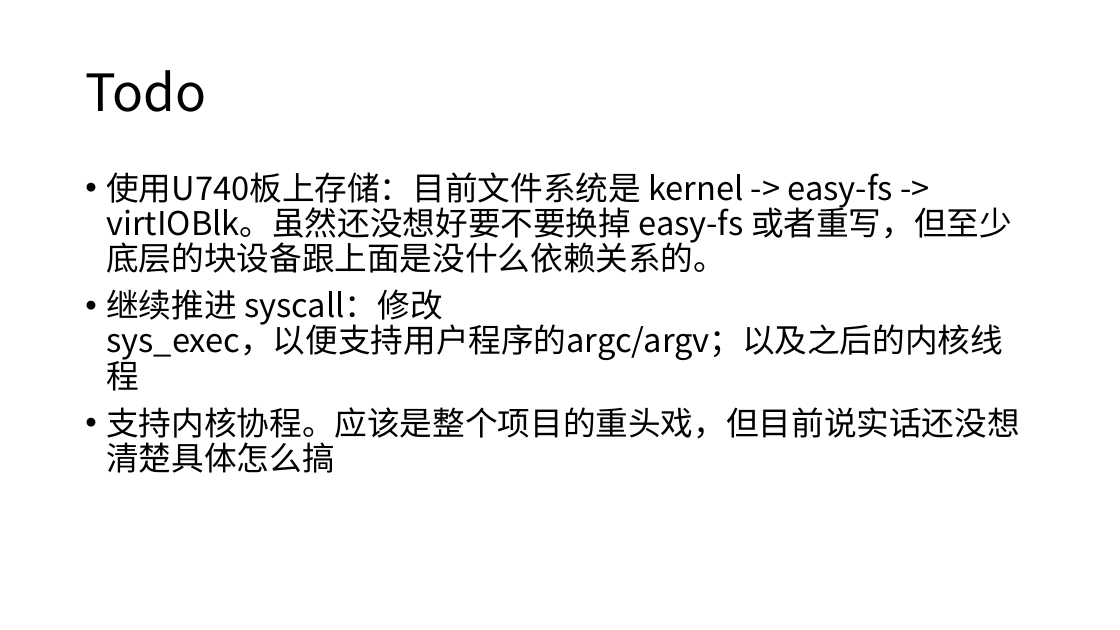
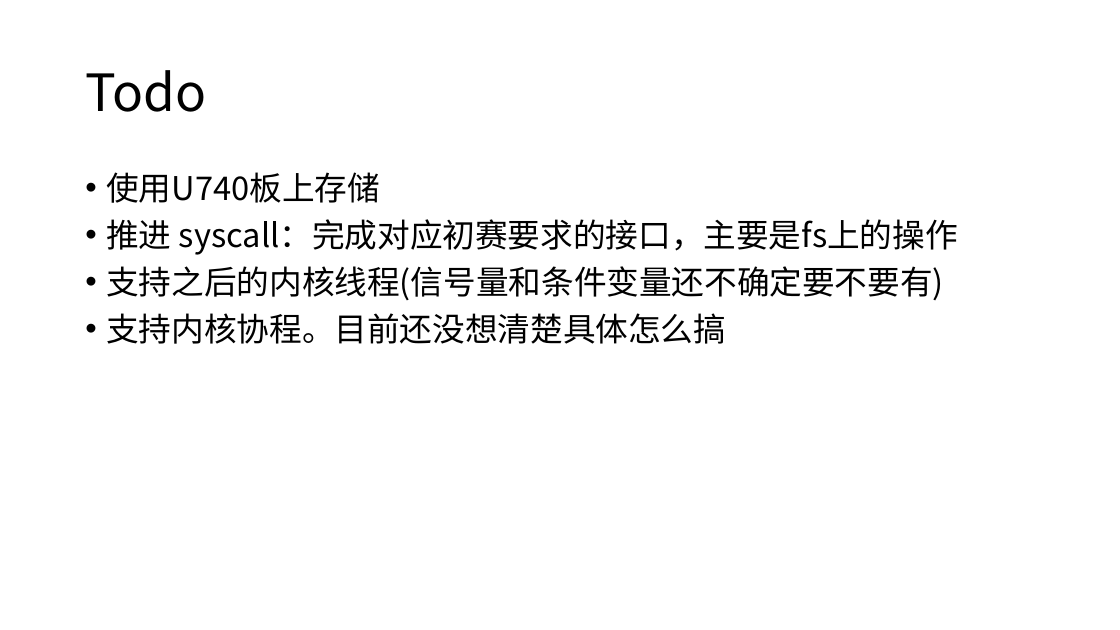
Before and after one commit to scPointer/maturin, a slide deck: slide 14 of repo/0507.pptx (slide 5 before the commit). Drawn at 1120x630 pixels with LibreOffice and Linux fonts; fonts in the diff are those of the drawing. Boxes give left, top, right and bottom in pixels: in the first picture for what was removed or moved away, otherwise in the second. Text is boxed around its words. In the diff, an @@ line names an element or a change of style, - is before the commit and + after.

```diff
--- a/repo/0507.pptx
+++ b/repo/0507.pptx
@@ text at (106,172,958,344): text changed @@
-• 使用U740板上存储：目前文件系统是 kernel -> easy-fs -> virtIOBlk。虽然还没想好要不要换掉 easy-fs 或者重写，但至少底层的块设备跟上面是没什么依赖关系的。
-• 继续推进 syscall：修改 sys_exec，以便支持用户程序的argc/argv；以及之后的内核线程
-• 支持内核协程。应该是整个项目的重头戏，但目前说实话还没想清楚具体怎么搞
+• 使用U740板上存储
+• 推进 syscall：完成对应初赛要求的接口，主要是fs上的操作
+• 支持之后的内核线程(信号量和条件变量还不确定要不要有)
+• 支持内核协程。目前还没想清楚具体怎么搞
```
Also in this commit, not shown: 4 other slides changed, 9 slides added, 1 other file.
